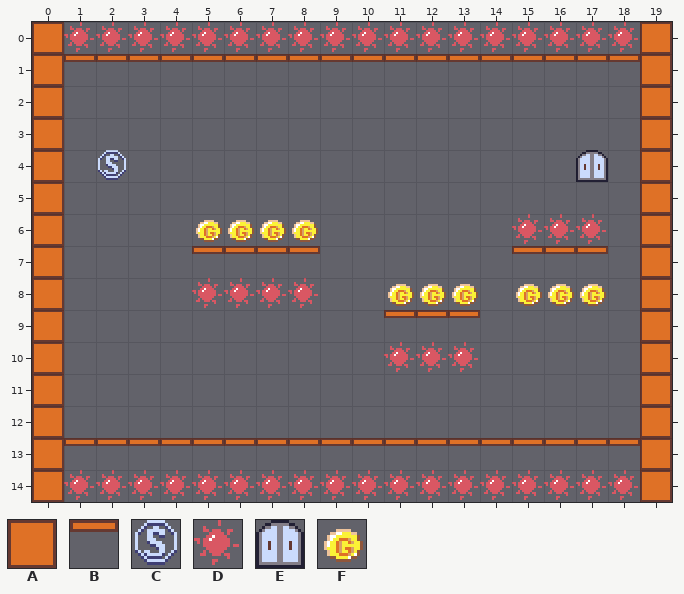
Two versions of a level (Tiled map, Gravity/assets/data/001.tmx). The first picture shows the starting point.
Cells are 16x16 px. Shown: x 0..19, y 0..14.
Key: from "tileset": A 0, B 1, C 8, D 9, E 11, F 17.
_ is an empty cell.
Layer "object" before, first column x 0:
 0 ADDDDDDDDDDDDDDDDDDA
 1 ABBBBBBBBBBBBBBBBBBA
 2 A__________________A
 3 A__________________A
 4 A_C______________E_A
 5 A__________________A
 6 A____FFFF______DDD_A
 7 A____BBBB______BBB_A
 8 A____DDDD__FFF_FFF_A
 9 A__________BBB_____A
10 A__________DDD_____A
11 A__________________A
12 A__________________A
13 ABBBBBBBBBBBBBBBBBBA
14 ADDDDDDDDDDDDDDDDDDA
The result:
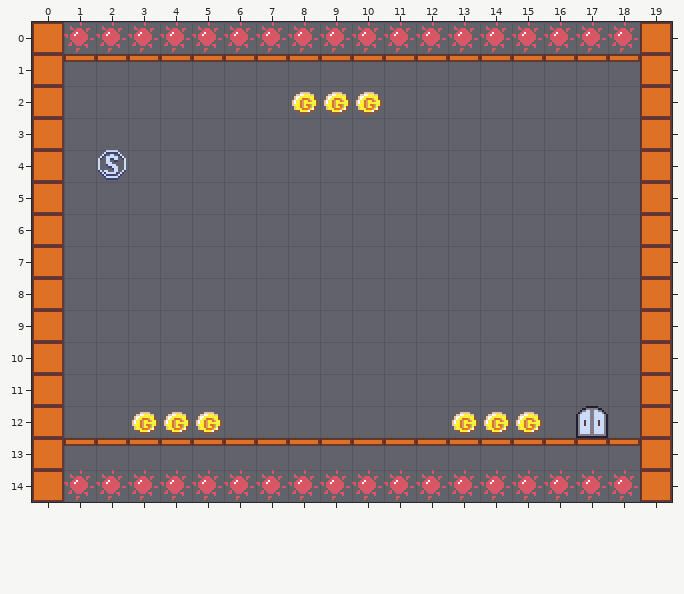
The exact change:
Changed rows in their new state; . is an unchanged cell.
Layer "object":
first column x 3:
 2 .....FFF.......
 4 .............._
 6 ..____......___
 7 ..____......___
 8 ..____..___.___
 9 ........___....
10 ........___....
12 FFF.......FFF.E
